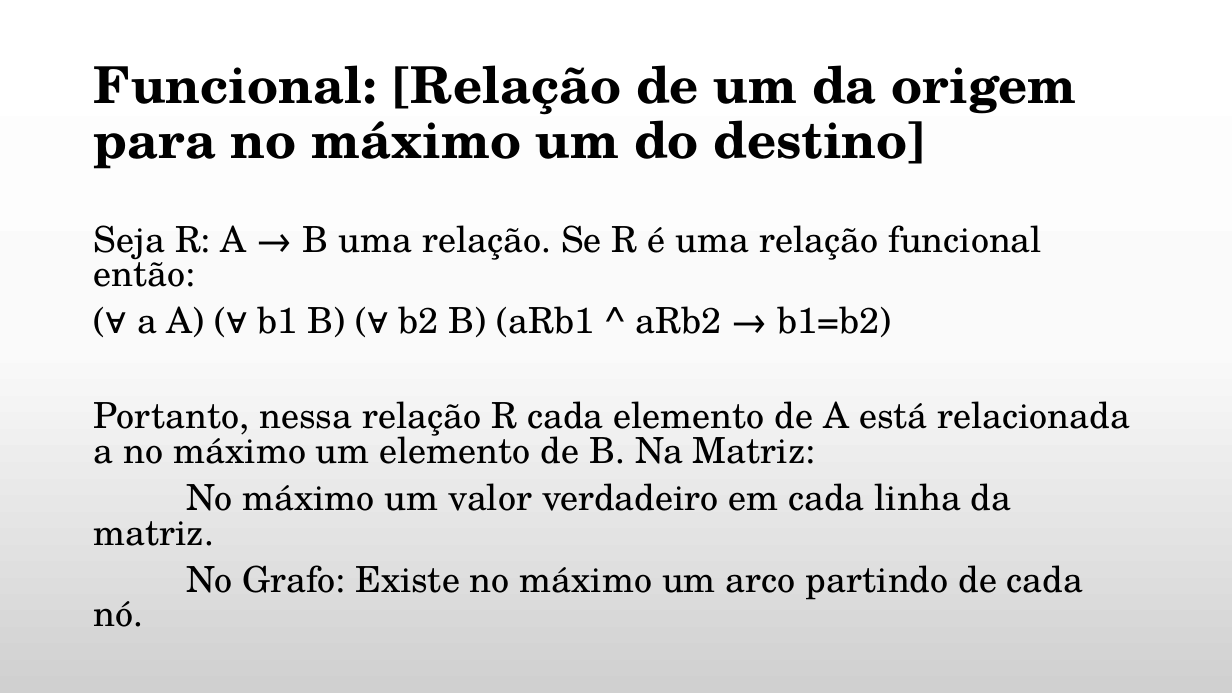
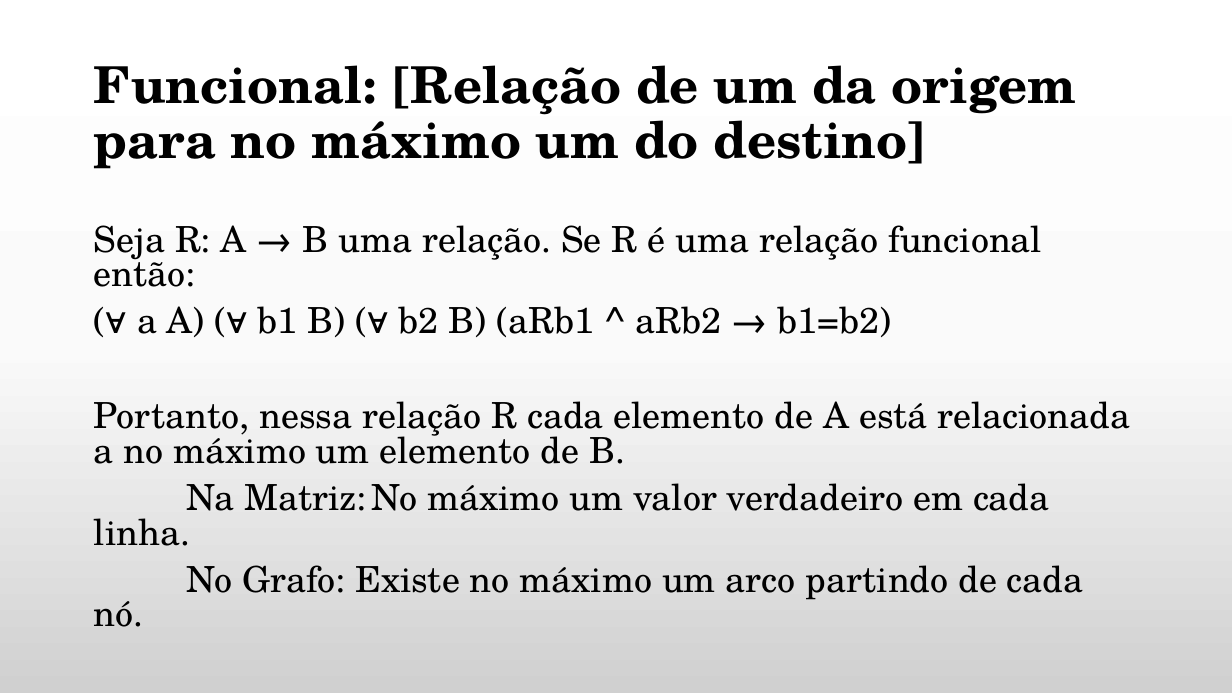
Before and after one commit to daniellygj/Fatec, a slide deck: slide 12 of 1º semestre/Revisões by danny/Revisão de Matemática Discreta.pptx. Drawn at 1232x693 pixels with LibreOffice and Linux fonts; fonts in the diff are those of the drawing; background and template pictures are left out. Boxes give left, top, right and bottom in pixels: in the first picture for what was removed or moved away, otherwise in the second. Text is boxed around its words. In the diff, an @@ line names an element or a change of style, - is before the commit and + after.

```diff
--- a/1º semestre/Revisões by danny/Revisão de Matemática Discreta.pptx
+++ b/1º semestre/Revisões by danny/Revisão de Matemática Discreta.pptx
@@ text at (x1=94, y1=401, x2=1130, y2=546): text changed @@
-Portanto, nessa relação R cada elemento de A está relacionada a no máximo um elemento de B. Na Matriz:
-No máximo um valor verdadeiro em cada linha da matriz.
+Portanto, nessa relação R cada elemento de A está relacionada a no máximo um elemento de B.
+Na Matriz: No máximo um valor verdadeiro em cada linha.
```
Also in this commit, not shown: 9 other slides changed, 2 other files.
